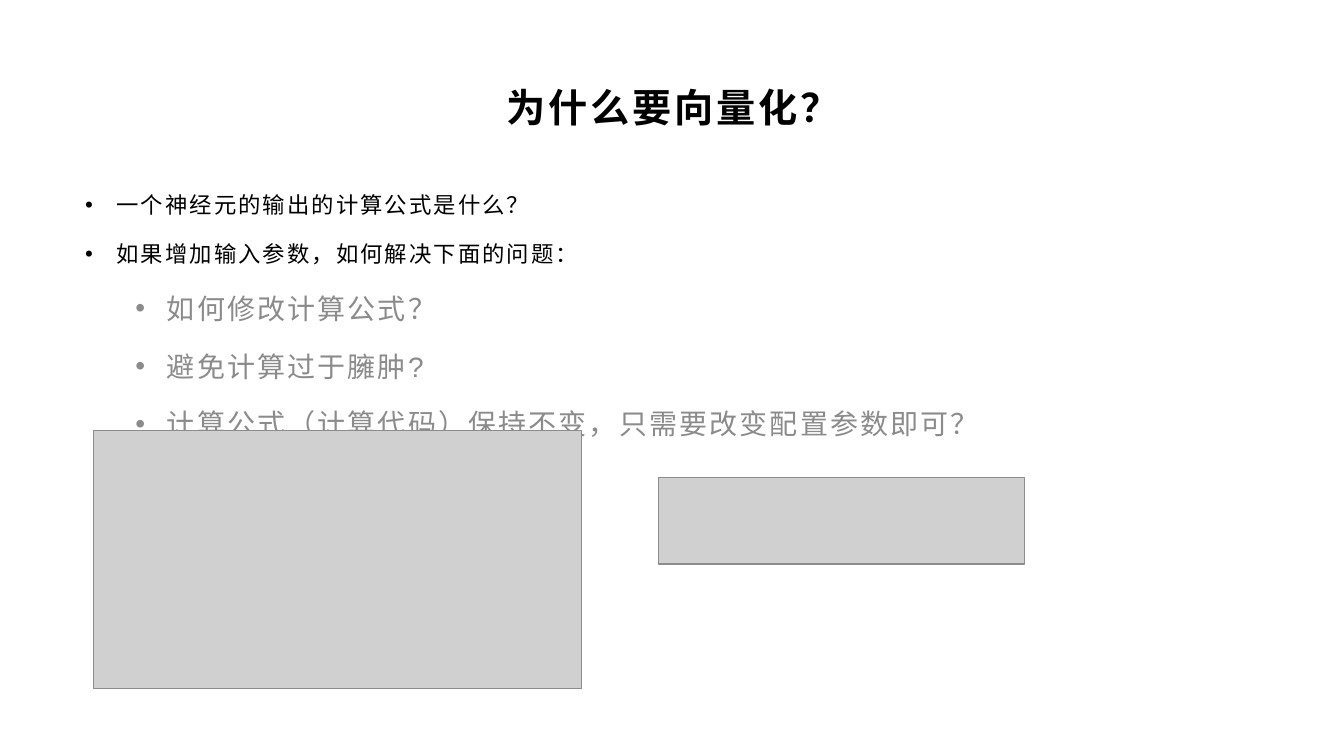
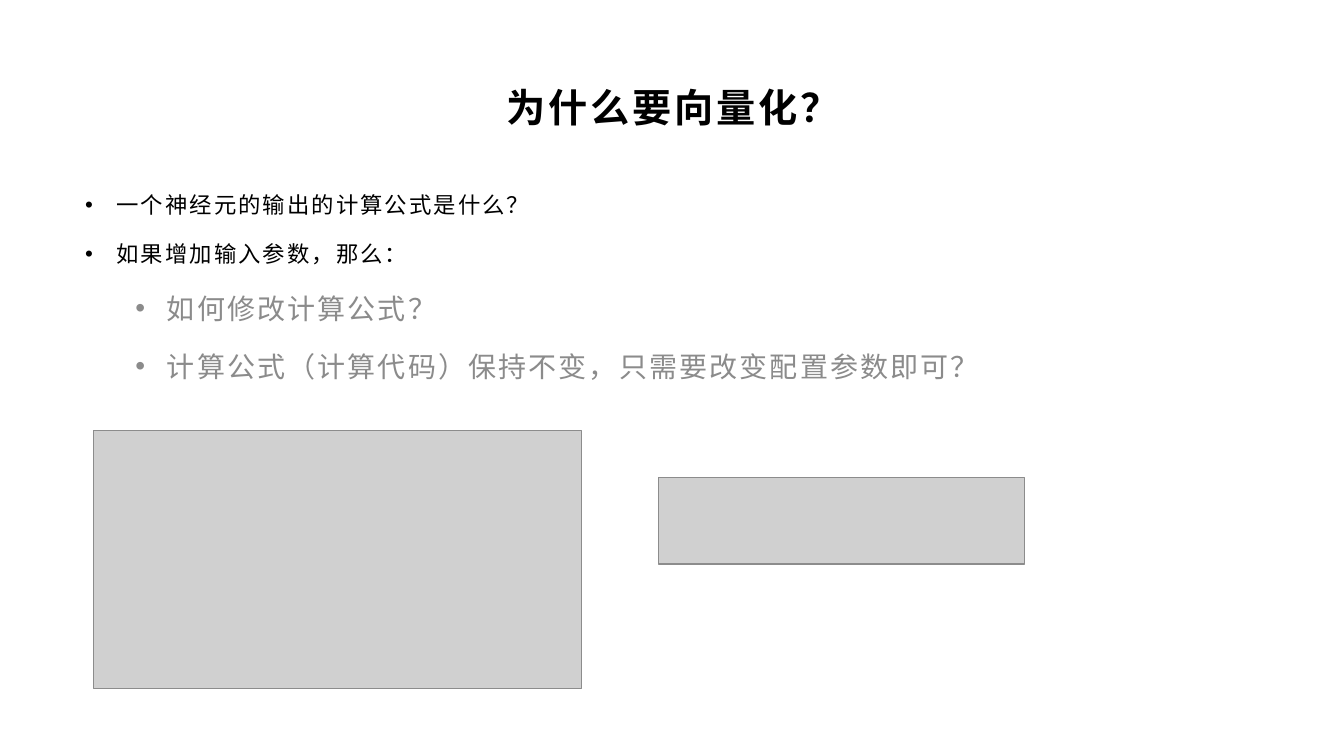
Before and after one commit to yyc-git/DeepLearningEdu, a slide deck: slide 7 of lessons/3_derivation/ppt/全连接层的前向和后向传播推导（上）.pptx. Drawn at 1344x756 pixels with LibreOffice and Linux fonts; fonts in the diff are those of the drawing; grey boxes stand for pictures; background and template pictures are left out. Boxes give left, top, right and bottom in pixels: in the first picture for what was removed or moved away, otherwise in the second. Text is boxed around its words. In the diff, an @@ line names an element or a change of style, - is before the commit and + after.

```diff
--- a/lessons/3_derivation/ppt/全连接层的前向和后向传播推导（上）.pptx
+++ b/lessons/3_derivation/ppt/全连接层的前向和后向传播推导（上）.pptx
@@ text at <box>117,243,408,265</box>: text changed @@
-• 如果增加输入参数，如何解决下面的问题：
+• 如果增加输入参数，那么：
@@ text at <box>167,353,424,379</box>: paragraph removed @@
-  • 避免计算过于臃肿?
```
Also in this commit, not shown: 4 other slides changed.
